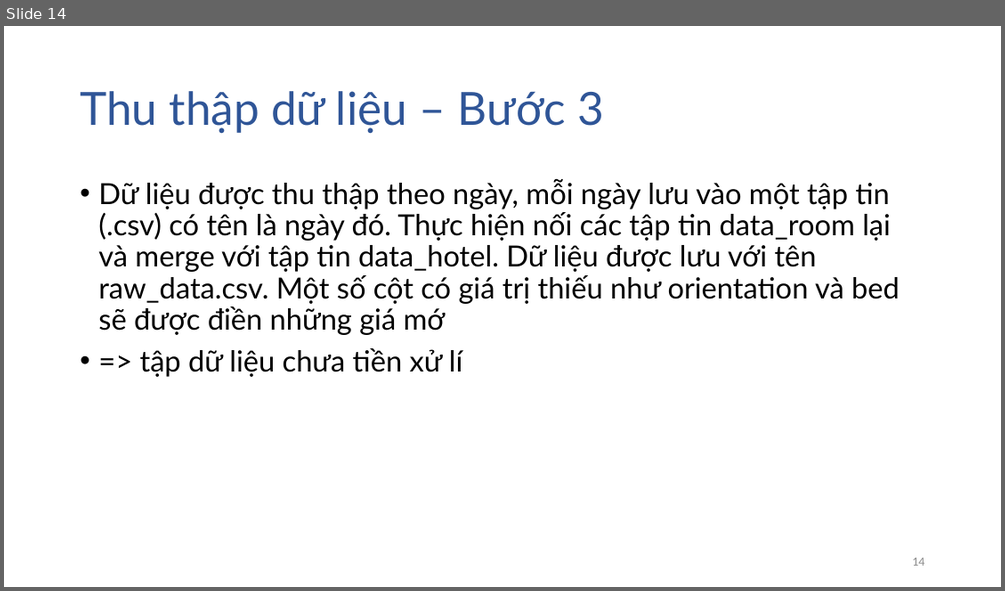
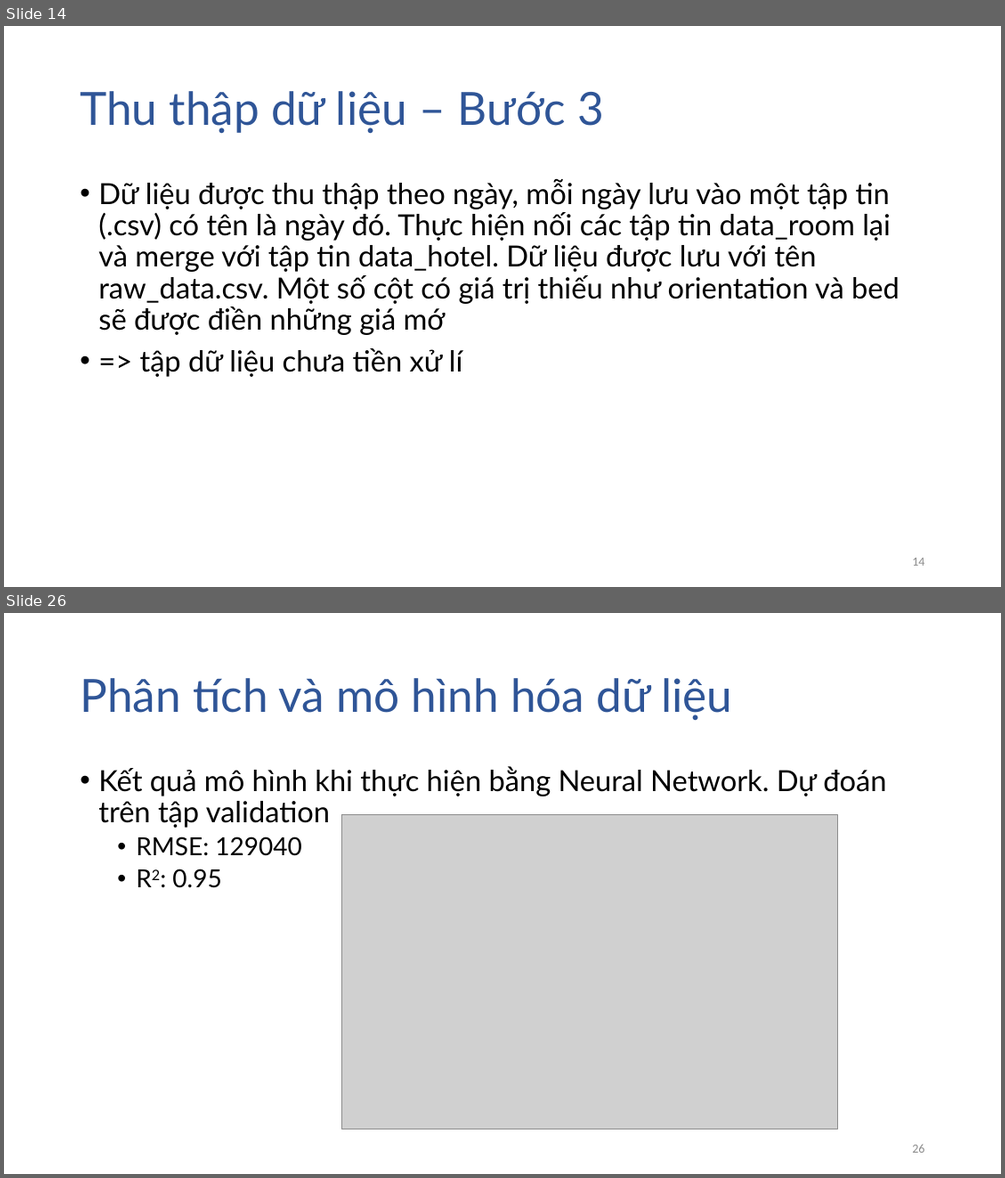
Before and after one commit to dtphat97/DataScienceFinal, a slide deck: Slide.pptx. Shown one above the other, each under a label of ours: slide 14 before the commit, slides 14 and 26 after it; the slides between them are not shown. The pictures are 1005x591 and 1005x1178 pixels, drawn with LibreOffice and Linux fonts; fonts in the diff are those of the drawing; grey boxes stand for pictures. Boxes give left, top, right and bottom in pixels: in the first picture for what was removed or moved away, otherwise in the second. Text is boxed around its words. In the diff, an @@ line names an element or a change of style, - is before the commit and + after.

```diff
--- a/Slide.pptx
+++ b/Slide.pptx
@@ slide 26 added at box(4, 613, 1001, 1174), background #FFFFFF @@
@@ title added at box(80, 678, 732, 720), 44 pt, text #2F5597 @@
+Phân tích và mô hình hóa dữ liệu
@@ text added at box(98, 766, 886, 888), 28 pt, text #000000 @@
+• Kết quả mô hình khi thực hiện bằng Neural Network. Dự đoán trên tập validation
+  • RMSE: 129040
+  • R2: 0.95
@@ picture added at box(342, 814, 838, 1129) @@
@@ page number added at box(912, 1144, 924, 1152), 12 pt, text #8C8C8C @@
+26
```
Also in this commit, not shown: 6 slides changed, 11 other slides added.
